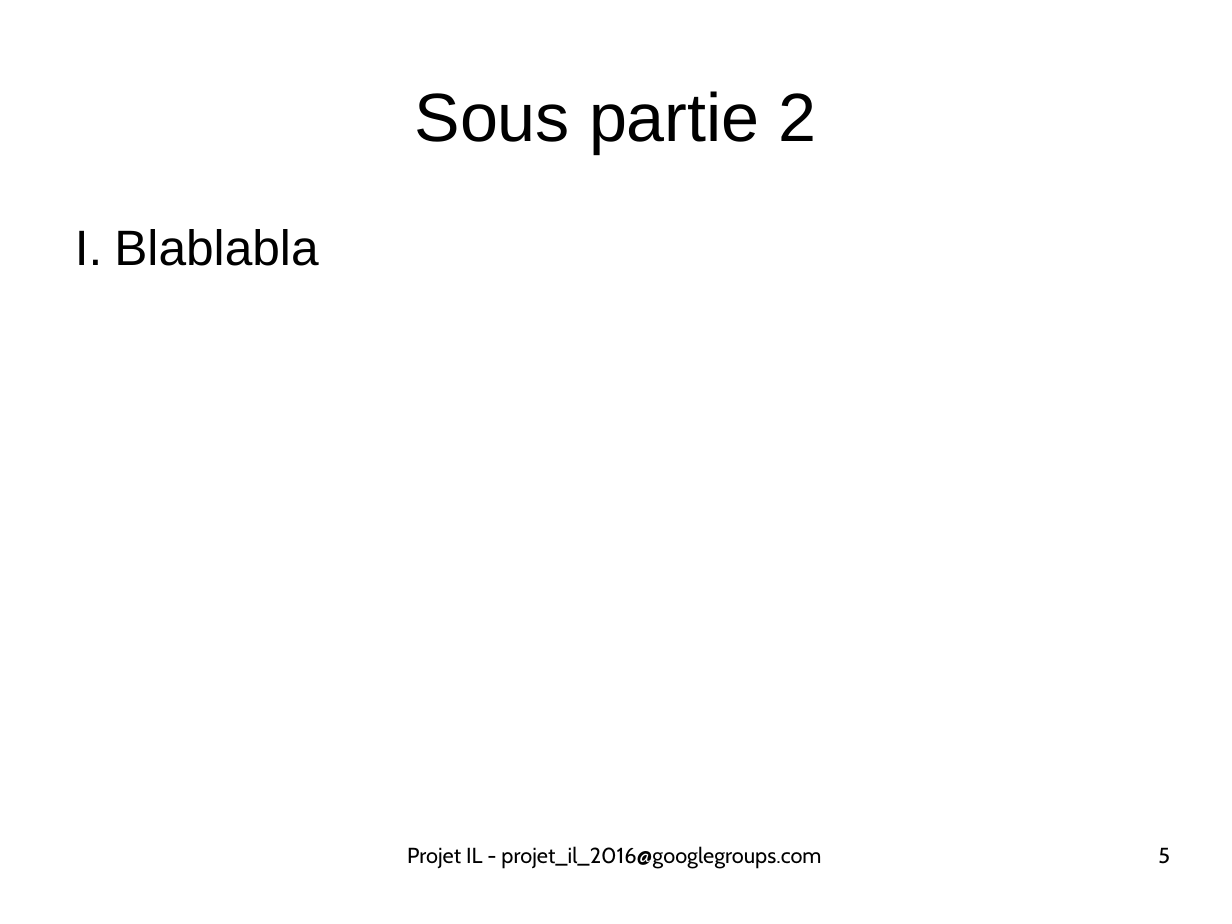
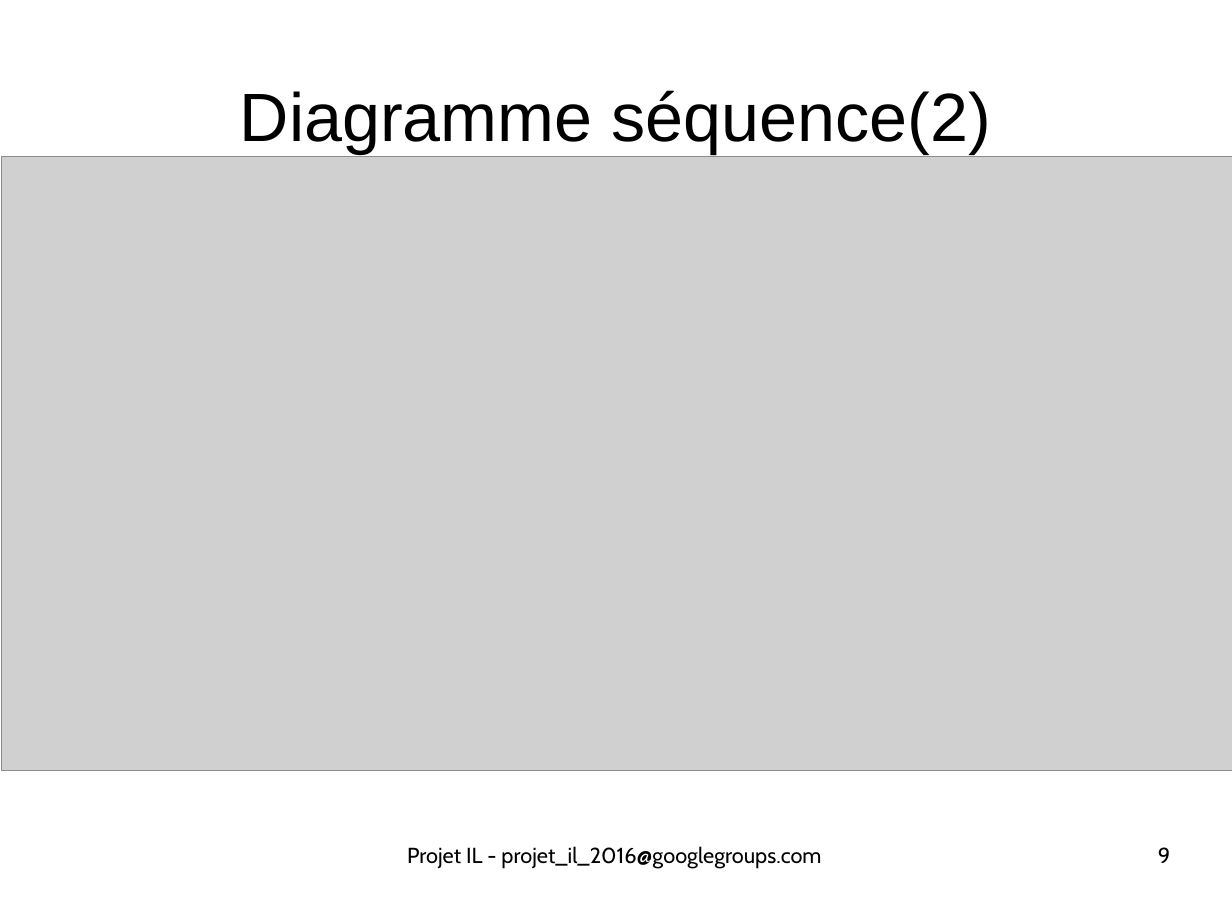
Before and after one commit to ScreachFr/ecours_DMCSBG, a slide deck: slide 9 of presentation_conception.odp (slide 5 before the commit). Drawn at 1232x924 pixels with LibreOffice and Linux fonts; fonts in the diff are those of the drawing; grey boxes stand for pictures. Boxes give left, top, right and bottom in pixels: in the first picture for what was removed or moved away, otherwise in the second. Text is boxed around its words. In the diff, an @@ line names an element or a change of style, - is before the commit and + after.

```diff
--- a/presentation_conception.odp
+++ b/presentation_conception.odp
@@ title at box(240, 90, 992, 153): text changed @@
-Sous partie 2
+Diagramme séquence(2)
@@ picture added at box(1, 157, 1232, 770) @@
@@ text removed at box(114, 229, 318, 266) @@
-I. Blablabla
@@ page number at box(1158, 847, 1170, 863): text changed @@
-5
+9
```
Also in this commit, not shown: 6 other slides changed, 7 slides added, 9 other files.
